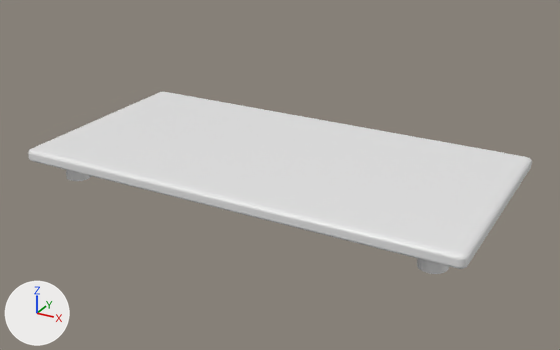
Before and after pictures for a commit that changed the FBX model Assets/Models/Stages/furniture/Table_2.fbx.
The view is the same before and after, from a 50 mm lens placed at (3.11, -5.58, 2.75), pointed at (0.05, -0.03, -0.03). Every picture has the same lights, and +X, +Y and +Z are marked at lower left. Where no turn or scale is listed for an object, it has been applied to the vertices.
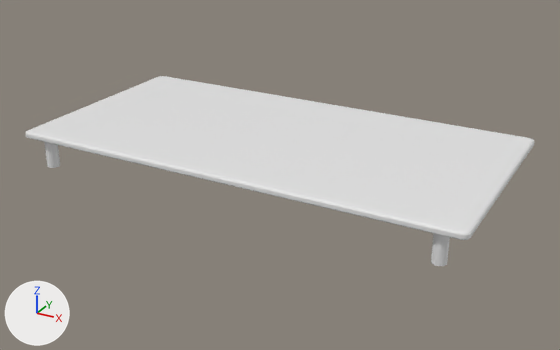
Commit message: Table_2のモデルを修正

Where the newer file only moved an object's origin or applied its transform, the numbers keep the older frame.

Patch to the scene script:
```diff
--- a/Assets/Models/Stages/furniture/Table_2.fbx.py
+++ b/Assets/Models/Stages/furniture/Table_2.fbx.py
@@ me_cube_001 @@
 me_cube_001.from_pydata(...)  # 592 vertices, 588 faces; spans x -2.01..2.01, y -1.01..1.01, z -0.96..-0.84
 # used by ob_cube; location = (0.0, 0.0, 1.0)
+# me_cube_001 part 1: the whole mesh is scaled about its middle by (1, 0.999, 0.515), then moved by (0.0, 0.0, 0.2)
 me_cube_001.materials.append(mat_body)
@@ me_cylinder_001 @@
 me_cylinder_001.from_pydata(...)  # 512 vertices, 272 faces; spans x -439.0..14.0, y 6.0..34.0, z -14.0..189.0
 # used by ob_cylinder; location = (1.7, 0.7, -0.2); rotation_euler = (1.571, 0.0, 0.0), in degrees (90, 0, 0); scale = (0.008, 0.008, 0.008)
+# me_cylinder_001 part 2: the whole mesh is turned 90 degrees about the x axis through the mesh origin and scaled by 0.0181
 me_cylinder_001.materials.append(mat_body)
@@ ob_cylinder @@
 ob_cylinder = bpy.data.objects.new('Cylinder', me_cylinder_001)
-ob_cylinder.location = (1.7, 0.7, -0.2)
-ob_cylinder.rotation_euler = (1.571, 0.0, 0.0)  # degrees (90, 0, 0)
-ob_cylinder.scale = (0.008, 0.008, 0.008)
+ob_cylinder.location = (1.7, 0.7, 0.0)
+ob_cylinder.scale = (0.48, 0.48, 0.768)
```

Changed parts and their boxes [x1, y1, x2, y2] in the pictures (560 x 350 px):
'Cube', mesh rescaled (7% shorter)
    before: [28, 92, 532, 269]
    after: [26, 76, 535, 240]
'Cylinder', moved, rescaled, turned
    before: [66, 170, 449, 274]
    after: [44, 142, 450, 266]
